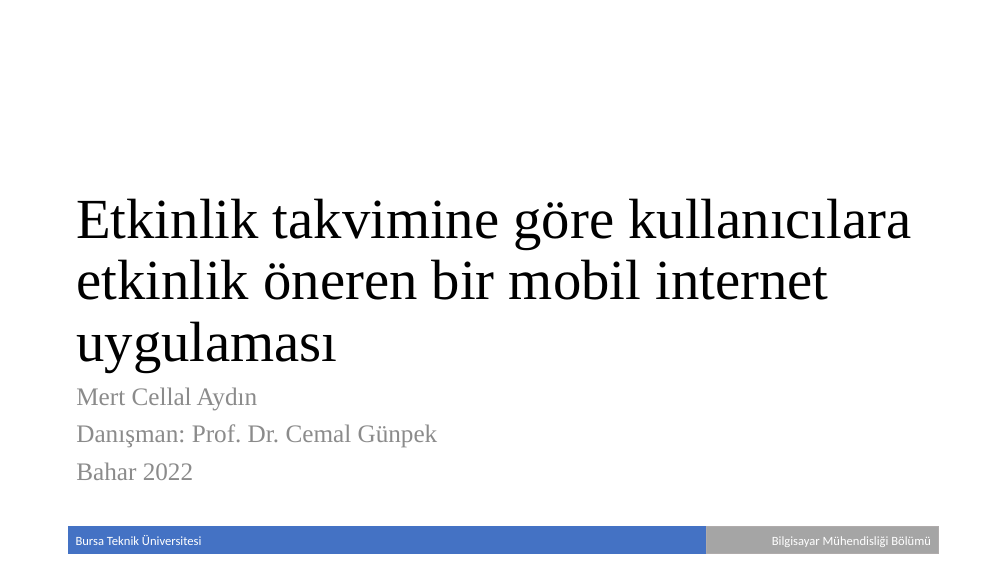
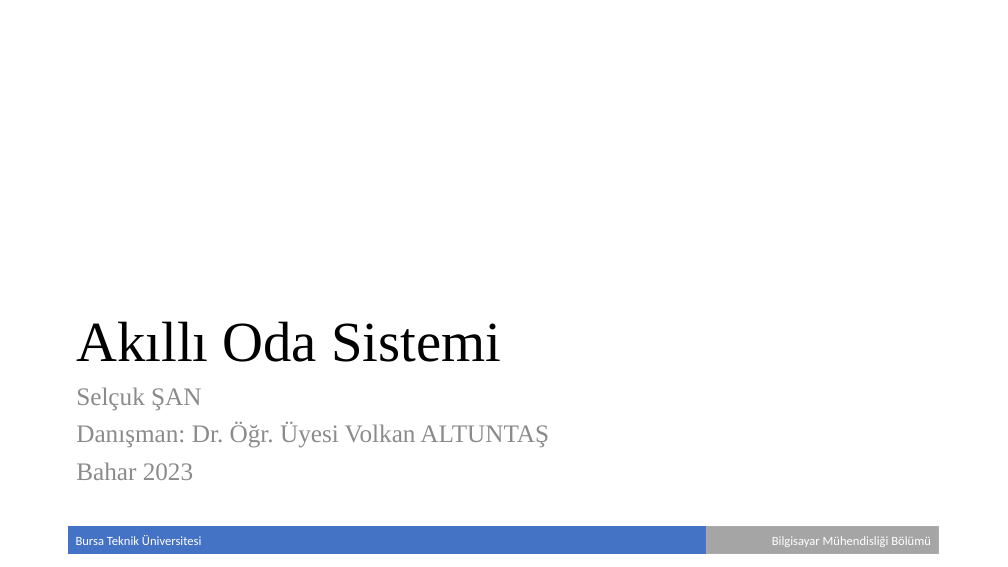
Before and after one commit to selcuksan/bitirme-projesi, a slide deck: slide 1 of documentation/Bitirme Çalışması - Sunum.pptx (slide 2 before the commit). Drawn at 1008x567 pixels with LibreOffice and Linux fonts; fonts in the diff are those of the drawing; background and template pictures are left out. Boxes give left, top, right and bottom in pixels: in the first picture for what was removed or moved away, otherwise in the second. Text is boxed around its words. In the diff, an @@ line names an element or a change of style, - is before the commit and + after.

```diff
--- a/documentation/Bitirme Çalışması - Sunum.pptx
+++ b/documentation/Bitirme Çalışması - Sunum.pptx
@@ title at [76,321,501,362]: text changed @@
-Etkinlik takvimine göre kullanıcılara etkinlik öneren bir mobil internet uygulaması
+Akıllı Oda Sistemi
@@ text at [76,387,549,480]: text changed @@
-Mert Cellal Aydın
-Danışman: Prof. Dr. Cemal Günpek
-Bahar 2022
+Selçuk ŞAN
+Danışman: Dr. Öğr. Üyesi Volkan ALTUNTAŞ
+Bahar 2023
```
Also in this commit, not shown: 2 other slides changed, 4 slides added, 3 slides removed, 6 other files.
